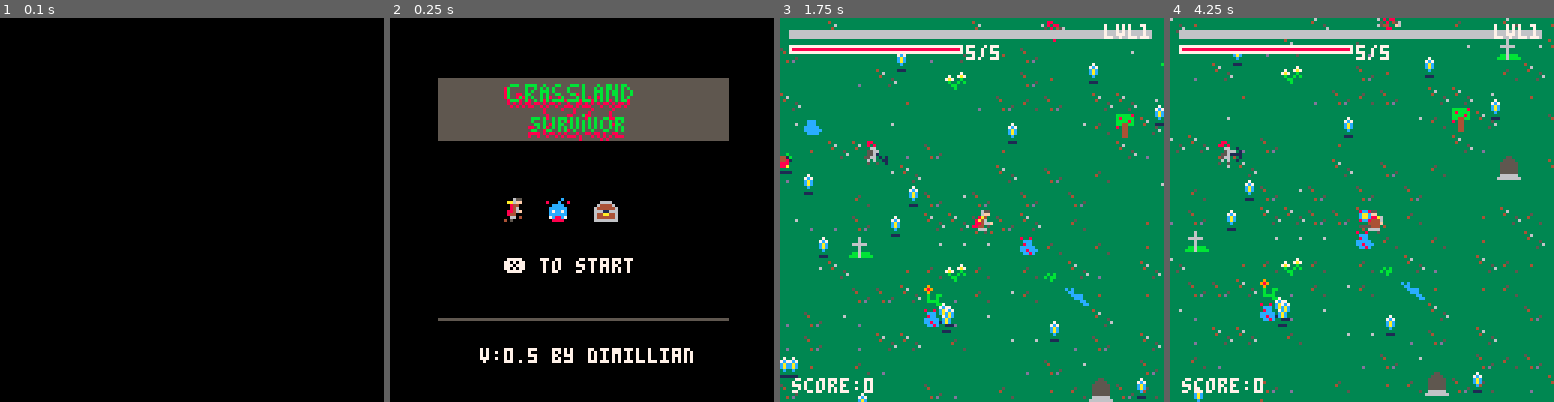
Above: before the commit, frames 1-4 (left to right).
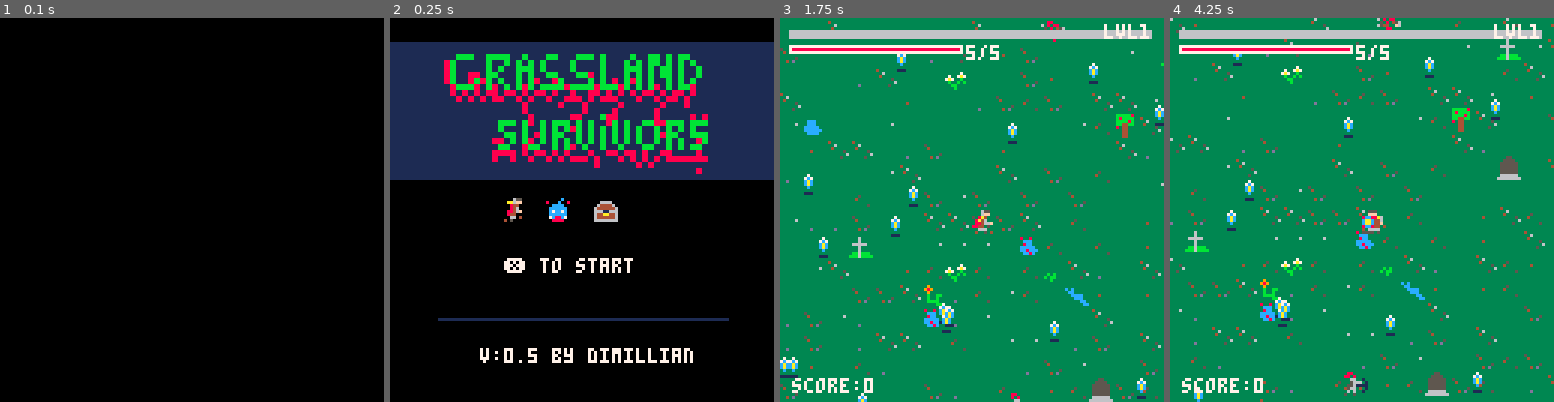
Above: after the commit, the same moments.

Repository: Dimillian/pico8-suvivor
Game: PICO-8 cartridge survivor.p8
The game is run twice, just before and just after one commit, with the same random seed, the same clock (stepped at 60 frames per second) and the same inputs.
Inputs:
- Up to frame 1 (0.1 s): no input
- Up to frame 2 (0.25 s): no input
- Up to frame 3 (1.75 s): tap X (X key) at 0.33, 1.07 s; tap O (Z key) at 0.7, 1.7 s; hold Right from 1.6 s (still down)
- Up to frame 4 (4.25 s): tap X (X key) at 1.85, 2.97, 4.08 s; release Right at 2.1 s; tap O (Z key) every 0.4 s from 2.1 to 4.1 s; hold Up 2.15-2.42 s; hold Right 2.47-3.03 s; hold Left 3.08-3.58 s; hold Down 3.63-3.97 s; hold Right from 4.02 s (still down)

Frame 1 is identical in both runs. In frame 2, 36% of the frame differs, in the area x 0-100%, y 6-79%; in frame 3, 0.3%; in frame 4, 0.5%.

Commit message:
Add map walls

Diff:
--- a/survivor.p8
+++ b/survivor.p8
@@ -107,20 +106,27 @@
 	update_movements=function(self)
 		if btn(0) or btn(1) or btn(2) or btn(3) then
 			self.is_moving=true
+			local nx = self.x
+			local ny = self.y
 			if btn(0) then
 				self.direction = 0
-				self.x = self.x - self.speed
+				nx -= self.speed
 			elseif btn(1) then
 				self.direction = 1
-				self.x = self.x + self.speed
+				nx += self.speed
 			end
 
 			if btn(2) then
 				self.direction = 2
-				self.y = self.y - self.speed
+				ny -= self.speed
 			elseif btn(3) then
 				self.direction = 3
-				self.y = self.y + self.speed
+				ny += self.speed
+			end
+			local map_sprite = mget(flr(nx / 8), flr(ny / 8))
+			if map_sprite != sprite_wall then
+				self.x = nx
+				self.y = ny
 			end
 		else
 			self.is_moving=false
@@ -199,7 +205,9 @@
 	end,
 
 	update_grace=function(self)
-		self.grace_counter = self.grace_counter + 1
+		if self.grace_on then
+			self.grace_counter +=  1
+		end
 		if self.grace_counter >= self.grace_delay then
 			self.grace_counter = 0
 			self.grace_on = false
@@ -297,9 +305,10 @@
 	end,
 
 	hit_by_foe=function(self, foe)
-		if self.grace_on then
+		if self.grace_on and not foe.is_dead then
 			return
 		end
+		sfx(sfx_player_hit)
 		self.grace_on=true
 		self.health = self.health - foe.attack
 		world:add_damage(-foe.attack, self.x, self.y)
@@ -337,6 +346,7 @@
 
 		self:gen_random_xp()
 		self:gen_random_things()
+		self:gen_walls()
 	end,
 
 	draw=function(self)
@@ -384,14 +394,22 @@
 	end,
 
 	add_foe=function(self, player, is_boss)
-		local x = player.x + rnd(player.x) - 128
-		local y = player.y + rnd(player.y) - 128
 		local speed = 0.15 * (player.level / 2)
 		local xp = 1 * player.level
 		local sprites = {33, 35, 37, 39, 41, 43, 45, 59}
 		local sprite = flr(rnd(sprites))
 		local health = ceil(1 * (player.level / 3))
 		local sprite_size = 1
+		local margin = 256
+
+		local min_x = max(player.x - margin, sprite_size / 2)
+  local max_x = min(player.x + margin, 1024 - sprite_size / 2)
+  local min_y = max(player.y - margin, sprite_size / 2)
+  local max_y = min(player.y + margin, 512 - sprite_size / 2)
+
+  local x = min_x + flr(rnd(max_x - min_x))
+  local y = min_y + flr(rnd(max_y - min_y))
+
 		if is_boss then
 			speed += 0.15
 			health += 10
@@ -407,15 +425,21 @@
 			x=x,
 			y=y,
 			sprite=sprite,
+			is_hit=false,
+			hit_sprite=53,
 			sprite_size=sprite_size,
 			speed=speed,
 			sword_immune_counter=0,
 			init=function(self)
-				self.sprite_moving_routing = cocreate(self.update_sprite_routine)
-				self.sprite_death_routine= cocreate(self.play_death_routine)
+				self.sprite_moving_routine=cocreate(self.update_sprite_routine)
+				self.sprite_death_routine=cocreate(self.play_death_routine)
+				self.sprite_hit_routine=cocreate(self.hit_routine)
 			end,
 			draw=function(self)
 				spr(self.sprite, self.x, self.y, self.sprite_size, self.sprite_size)
+				if self.is_hit then
+					spr(self.hit_sprite, self.x, self.y)
+				end
 			end,
 			update=function(self, player)
 				if not self.is_dead and is_colliding(self, player) then
@@ -425,6 +449,9 @@
 				self:update_position(player)
 				self:update_health()
 				self:update_sprite()
+				if self.is_hit and costatus(self.sprite_hit_routine) != "dead" then
+					coresume(self.sprite_hit_routine, self)
+				end
 			end,
 
 			update_position=function(self, player)
@@ -469,6 +496,7 @@
 							del(player.proj, proj)
 						end
 						world:add_damage(-proj.damage, self.x + 2, self.y - 8)
+						self.is_hit = true
 					end
 				end
 			end,
@@ -485,6 +513,7 @@
 							world:add_damage(-dmg, self.x + 2, self.y - 8)
 							self.sword_immune_counter = 15
 							sfx(sfx_sword_hit)
+							self.is_hit = true
 						end
 					end
 				end
@@ -504,8 +533,8 @@
 			end,
 
 			update_sprite=function(self)
-				if costatus(self.sprite_moving_routing) != "dead" then
-					coresume(self.sprite_moving_routing, self)
+				if costatus(self.sprite_moving_routine) != "dead" then
+					coresume(self.sprite_moving_routine, self)
 				end
 			end,
 
@@ -519,6 +548,16 @@
 					end
 					self.sprite += self.sprite_size
 					delay(10)
+				end
+			end,
+
+			hit_routine=function(self)
+				while self.is_hit do
+					self.hit_sprite = 53
+					delay(3)
+					self.hit_sprite = 54
+					delay(3)
+					self.is_hit = false
 				end
 			end,
 
@@ -656,6 +695,16 @@
 				if rnd(1) < self.world_map.things_prob then
 					local	random_sprite = rnd(self.world_map.things_sprite)
 					mset(x, y, random_sprite)
+				end
+			end
+		end
+	end,
+
+	gen_walls=function(self)
+		for y=0,64do
+			for x=0,128 do
+				if x == 0 or y == 0 or x == 127 or y == 63 then
+					mset(x, y, sprite_wall)
 				end
 			end
 		end
@@ -861,7 +910,7 @@
 		spr(self.monster_sprite, 52, 60)
 		spr(19, 68, 60)
 		print("❎ to start", 38, 80, 7)
-		line(16, 100, 112, 100, -11)
+		line(16, 100, 112, 100, -15)
 		print("v:" .. game.version .. " by dimillian", 30, 110, 7)
 	end,
 	update=function(self)
@@ -910,11 +959,16 @@
 -->8
 -- helpers
 
+// sfx
 sfx_xp=0
 sfx_level_up=1
 sfx_proj=2
 sfx_foe_death=3
 sfx_sword_hit=4
+sfx_player_hit=5
+
+// sprites
+sprite_wall=98
 
 actions={}
 
@@ -981,9 +1035,37 @@
 end
 
 function draw_logo()
-	rectfill(16, 20, 112, 40, -11)
-	spr(90, 38, 20, 6, 3)
+	rectfill(0, 8, 128, 53, -15)
+	draw_scaled_sprite_multi(90, 18, 8, 2,  6, 3)
 end
+
+function draw_scaled_sprite_multi(spr_num, x, y, scale, width, height)
+	local start_spr_x = spr_num % 16
+ local start_spr_y = flr(spr_num / 16)
+
+ for cell_x = 0, width - 1 do
+ 	for cell_y = 0, height - 1 do
+  	local cell_spr_num = (start_spr_y + cell_y) * 16 + (start_spr_x + cell_x)
+   	for spr_x = 0, 7 do
+    	 for spr_y = 0, 7 do
+   				local col = sget(cell_spr_num % 16 * 8 + spr_x, flr(cell_spr_num / 16) * 8 + spr_y)
+        if col ~= 0 then
+        	 rectfill(
+         	 x + (cell_x * 8 + spr_x) * scale,
+           y + (cell_y * 8 + spr_y) * scale,
+           x + (cell_x * 8 + spr_x) * scale + scale - 1,
+           y + (cell_y * 8 + spr_y) * scale + scale - 1,
+           col)
+         end
+        end
+    			end
+   			end
+   	 end
+end
+…(4 lines of a section not shown)…
 -->8
 -- engine
 
Not shown, changed: 17 lines of the sprite sheet (__gfx__) section of survivor.p8
Not shown, changed: the thumbnail (__label__) section of survivor.p8
Not shown, changed: the sound effects (__sfx__) section of survivor.p8
